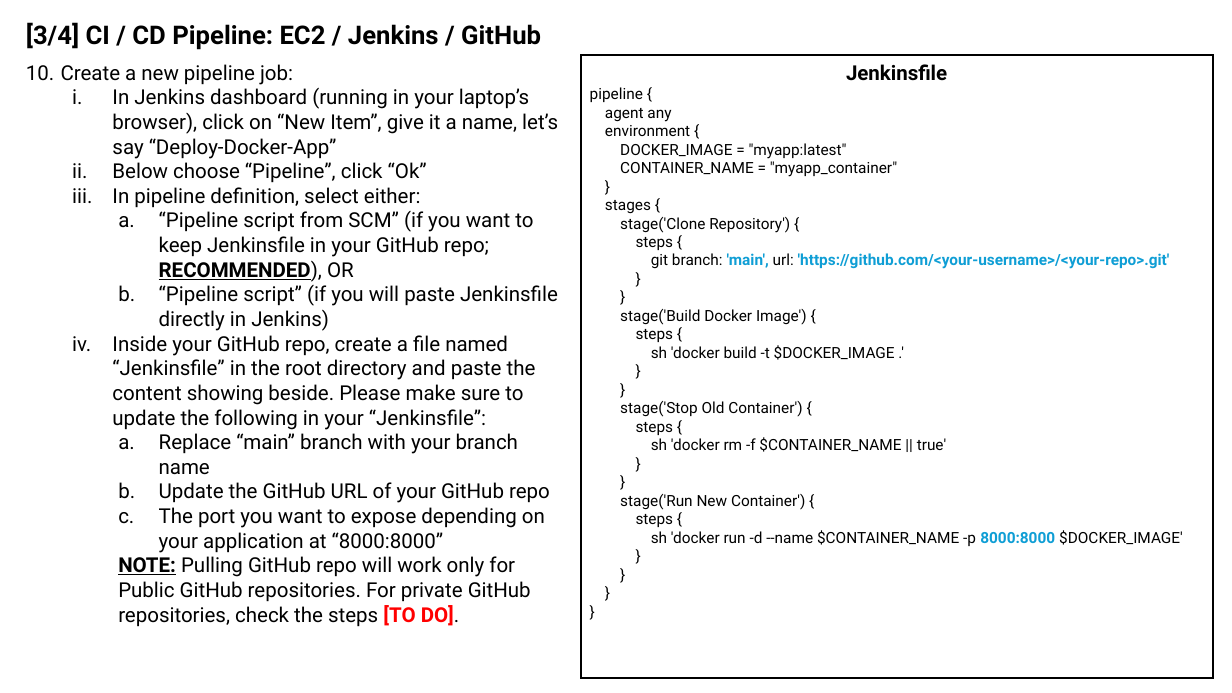
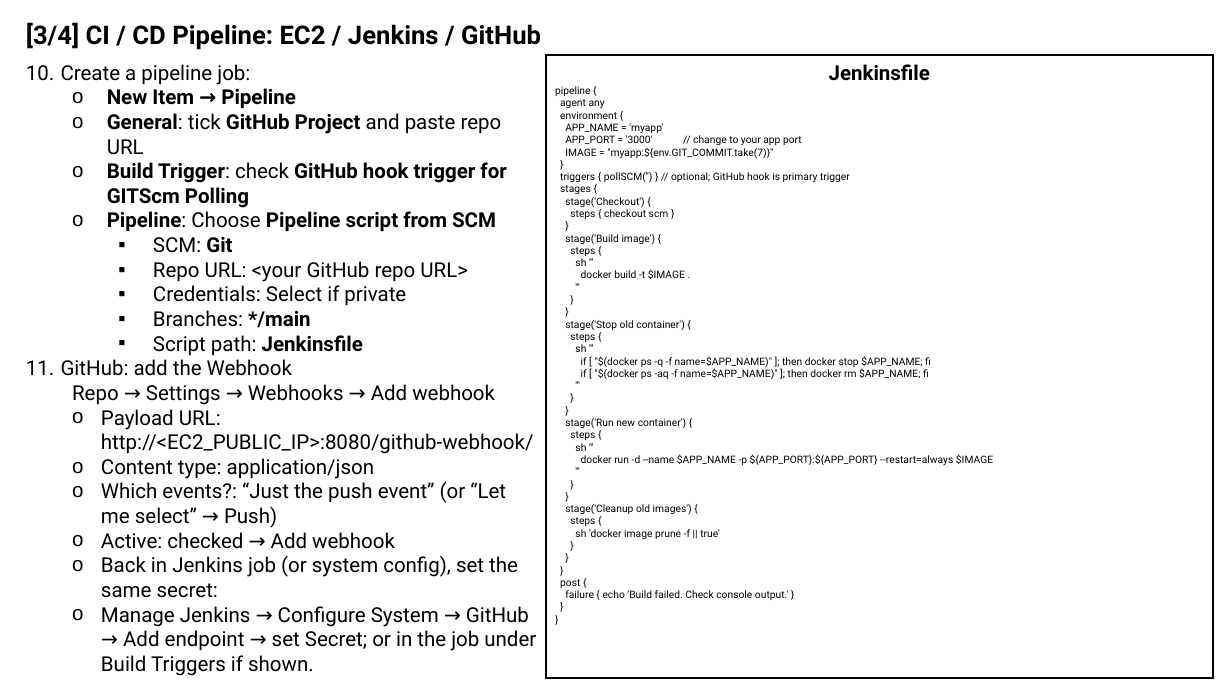
Before and after one commit to sansinghsanjay/sanjays_app, a slide deck: slide 9 of architecture.pptx (slide 10 before the commit). Drawn at 1232x693 pixels with LibreOffice and Linux fonts; fonts in the diff are those of the drawing; background and template pictures are left out. Boxes give left, top, right and bottom in pixels: in the first picture for what was removed or moved away, otherwise in the second. Text is boxed around its words. In the diff, an @@ line names an element or a change of style, - is before the commit and + after.

Commit message:
Added Jenkinsfile

```diff
--- a/architecture.pptx
+++ b/architecture.pptx
@@ text in rectangle at [546,55,1214,678]: paragraph added @@
+}
@@ rectangle "Jenkinsfile": place and size @@
-rectangle "Jenkinsfile" at [580,55,1213,678]
+rectangle "Jenkinsfile" at [546,55,1214,678]
@@ text at [61,64,536,676]: text changed @@
-10. Create a new pipeline job:
-  i. In Jenkins dashboard (running in your laptop’s browser), click on “New Item”, give it a name, let’s say “Deploy-Docker-App”
-  ii. Below choose “Pipeline”, click “Ok”
-  iii. In pipeline definition, select either:
-    a. “Pipeline script from SCM” (if you want to keep Jenkinsfile in your GitHub repo; RECOMMENDED), OR
-    b. “Pipeline script” (if you will paste Jenkinsfile directly in Jenkins)
-  iv. Inside your GitHub repo, create a file named “Jenkinsfile” in the root directory and paste the content showing beside. Please make sure to update the following in your “Jenkinsfile”:
-    a. Replace “main” branch with your branch name
-    b. Update the GitHub URL of your GitHub repo
-    c. The port you want to expose depending on your application at “8000:8000”
-    NOTE: Pulling GitHub repo will work only for Public GitHub repositories. For private GitHub repositories, check the steps [TO DO].
+10. Create a pipeline job:
+  o New Item → Pipeline
+  o General: tick GitHub Project and paste repo URL
+  o Build Trigger: check GitHub hook trigger for GITScm Polling
+  o Pipeline: Choose Pipeline script from SCM
+    ▪ SCM: Git
+    ▪ Repo URL: <your GitHub repo URL>
+    ▪ Credentials: Select if private
+    ▪ Branches: */main
+    ▪ Script path: Jenkinsfile
+11. GitHub: add the Webhook
+  Repo → Settings → Webhooks → Add webhook
+  o Payload URL: http://<EC2_PUBLIC_IP>:8080/github-webhook/
+  o Content type: application/json
+  o Which events?: “Just the push event” (or “Let me select” → Push)
+  o Active: checked → Add webhook
+  o Back in Jenkins job (or system config), set the same secret:
+  o Manage Jenkins → Configure System → GitHub → Add endpoint → set Secret; or in the job under Build Triggers if shown.
@@ text in rectangle at [555,86,617,526]: size 12 to 8 pt in "pipeline {", "agent any", "environment {", "}" and 15 more places @@
@@ text in rectangle at [565,123,802,158]: text changed; size 12 to 8 pt @@
-DOCKER_IMAGE = "myapp:latest"
-CONTAINER_NAME = "myapp_container"
+APP_NAME = 'myapp'
+APP_PORT = '3000' // change to your app port
+IMAGE = "myapp:${env.GIT_COMMIT.take(7)}"
@@ text in rectangle at [560,172,850,182]: paragraph added @@
+triggers { pollSCM('') } // optional; GitHub hook is primary trigger
@@ text in rectangle at [565,197,669,244]: text changed; size 12 to 8 pt @@
-stage('Clone Repository') {
+stage('Checkout') {
+steps { checkout scm }
+}
+stage('Build image') {
@@ text in rectangle at [575,258,685,279]: text changed; size 12 to 8 pt; text colour #0F9ED5 to #000000; bold off @@
-git branch: 'main', url: 'https://github.com/<your-username>/<your-repo>.git'
+sh '''
+docker build -t $IMAGE .
+'''
@@ text in rectangle at [565,320,684,330]: text changed; size 12 to 8 pt @@
-stage('Build Docker Image') {
+stage('Stop old container') {
@@ text in rectangle at [575,344,931,379]: text changed; size 12 to 8 pt @@
-sh 'docker build -t $DOCKER_IMAGE .'
+sh '''
+if [ "$(docker ps -q -f name=$APP_NAME)" ]; then docker stop $APP_NAME; fi
+if [ "$(docker ps -aq -f name=$APP_NAME)" ]; then docker rm $APP_NAME; fi
+'''
@@ text in rectangle at [565,418,686,428]: text changed; size 12 to 8 pt @@
-stage('Stop Old Container') {
+stage('Run new container') {
@@ text in rectangle at [575,443,993,465]: text changed; size 12 to 8 pt @@
-sh 'docker rm -f $CONTAINER_NAME || true'
+sh '''
+docker run -d --name $APP_NAME -p ${APP_PORT}:${APP_PORT} --restart=always $IMAGE
+'''
@@ text in rectangle at [565,504,692,514]: text changed; size 12 to 8 pt @@
-stage('Run New Container') {
+stage('Cleanup old images') {
@@ text in rectangle at [575,529,720,539]: text changed; size 12 to 8 pt @@
-sh 'docker run -d --name $CONTAINER_NAME -p 8000:8000 $DOCKER_IMAGE'
+sh 'docker image prune -f || true'
@@ text in rectangle at [560,579,788,600]: paragraphs added @@
+post {
+failure { echo 'Build failed. Check console output.' }
```
Also in this commit, not shown: 1 other slide changed, 1 slide removed, 1 other file.
